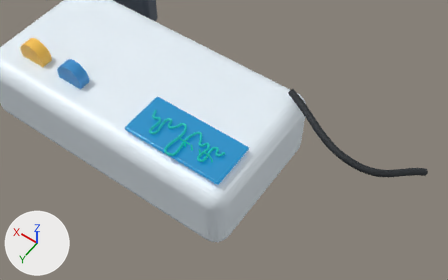
The glTF model public/models/electrosurgery.glb as it was, and as the next commit left it.
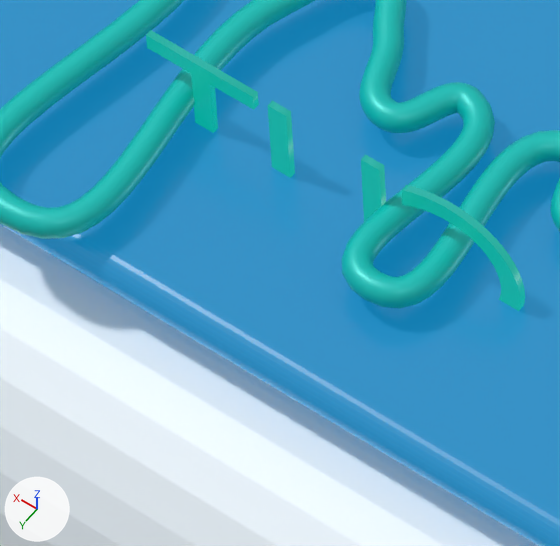
Each version is shown from a 50 mm camera at (-2.275, 2.032, 3.222) aimed at (-0.982, 0.222, 0.377), then close up on the part from 37% to 48% of the width and 48% to 65% of the height. Arrows for +X, +Y and +Z are at lower left; the lights stay in place. The last two pictures show the newer version. Where no turn or scale is listed for an object, it has been applied to the vertices.

In view in the first close-up: 'esu body', 'esu display', 'label CUT', 'screen waveform'.
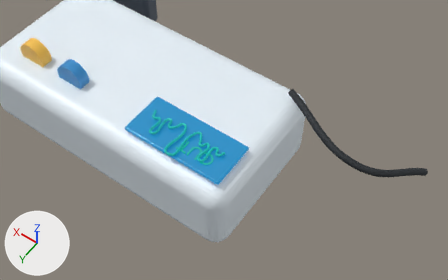
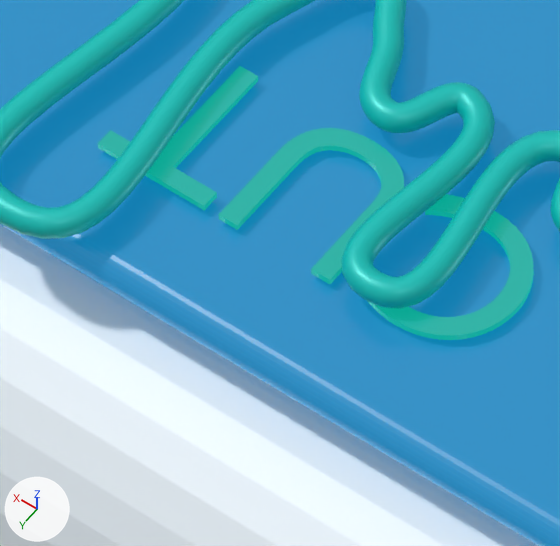
The change, as JSON lines over the scene's bpy script:
```json
{"op": "set", "path": "ob_label_cut.rotation_euler", "old": "(1.571, 0.0, 0.0)", "new": "(0.0, 0.0, 0.0)", "note": "degrees (90, 0, 0) -> degrees (0, 0, 0)"}
```

Changed parts and their boxes (x1, y1, x2, y2) in the close-ups (560 x 546 px):
```json
{"object": "label CUT", "change": "turned", "before": [146, 30, 525, 311], "after": [98, 66, 534, 340]}
```
